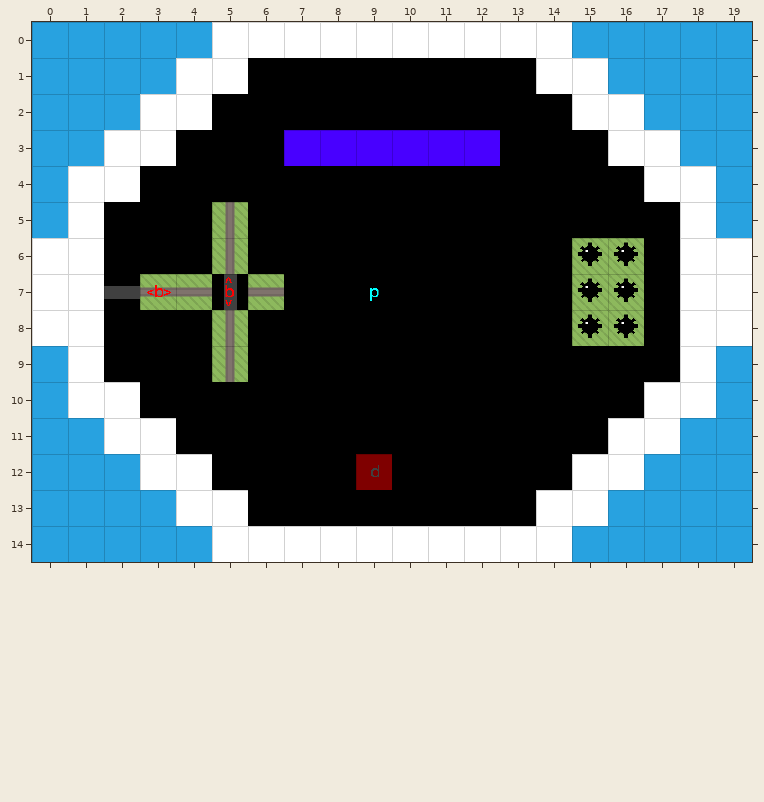
A Tiled map gets an edit: maps/testmap.tmx. That is the earlier state.
Cells are 40x40 px. Shown: x 0..19, y 0..14. Tiles whose own drawing changed are shown in their newer look in all pictures.
The result:
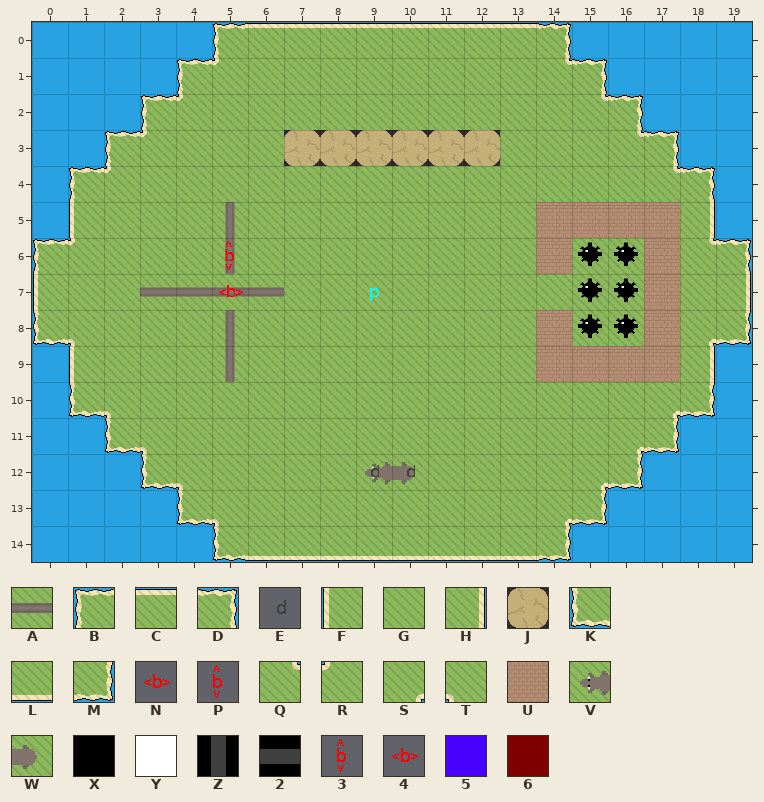
Key: from "PtTotD": A 4, B 5, C 6, D 7, E 8, F 10, G 11, H 12, J 13, K 15, L 16, M 17, N 18, P 19, Q 20, R 21, S 22, T 23, U 24, V 25, W 26; from "Test": X 0, Y 1, Z 3, 2 4, 3 5, 4 6, 5 12, 6 13.
_ is an empty cell.
Tiles replaced or removed in this view: 2, 3, 4, 5, 6, X, Y, Z.
Difference:
Changed rows in their new state; . is an unchanged cell.
Layer "Main":
first column x 0:
 0 .....BCCCCCCCCD.....
 1 ....BRGGGGGGGGQD....
 2 ...BRGGGGGGGGGGQD...
 3 ..BRGGGJJJJJJGGGQD..
 4 .BRGGGGGGGGGGGGGGQD.
 5 .FGGG.GGGGGGGGUUUUH.
 6 BRGGG.GGGGGGGGU..UQD
 7 FGG..A.GGGGGGGG..UGH
 8 KTGGG.GGGGGGGGU..USM
 9 .FGGG.GGGGGGGGUUUUH.
10 .KTGGGGGGGGGGGGGGSM.
11 ..KTGGGGGGGGGGGGSM..
12 ...KTGGGGVWGGGGSM...
13 ....KTGGGGGGGGSM....
14 .....KLLLLLLLLM.....
Layer "Ents":
first column x 3:
 6 ..P
 7 _.N
first column x 10:
12 E
Boxes around the changes in both pictures, in picture pixels (x1, y1, x2, y2):
changed: (32, 22, 752, 562)
